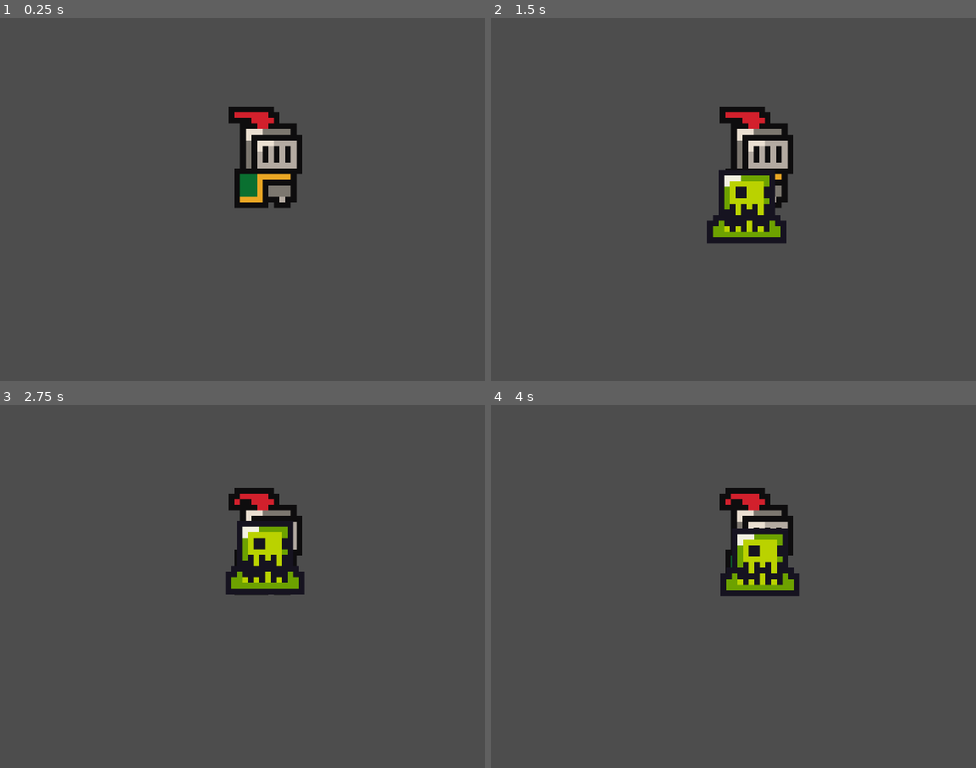
Above: before the commit, frames 1-4 (two rows, left to right).
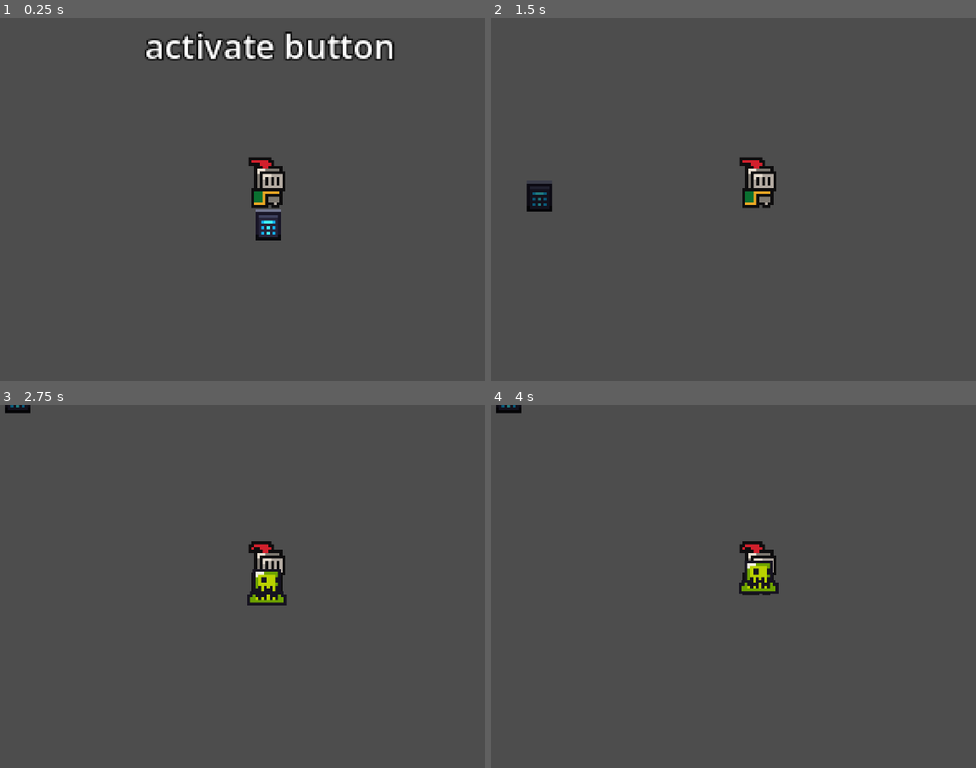
Above: after the commit, the same moments.

Repository: CarlosNegron-prog/disc-connected
Game: Godot game, scene res://scenes/game.tscn
Same seed, same stepped clock (60 frames per second), same inputs: the game is played once before the commit and once after it.
Inputs:
- Up to frame 1 (0.25 s): no input
- Up to frame 2 (1.5 s): tap Enter at 0.5 s; hold Right (ui_right) 0.53-1.28 s; hold E (Interact) 0.53-1.28 s; hold Down (ui_down) from 1.28 s (still down); tap E (Interact) at 1.35 s
- Up to frame 3 (2.75 s): release Down (ui_down) at 2.03 s; hold Right (ui_right) from 2.03 s (still down); hold E (Interact) from 2.03 s (still down)
- Up to frame 4 (4 s): release Right (ui_right) at 2.78 s; release E (Interact) at 2.78 s; hold Up (ui_up) 2.78-3.53 s; tap E (Interact) at 2.85 s; hold Left (ui_left) from 3.53 s (still down); hold E (Interact) from 3.53 s (still down)

The runs differ from the first frame. In frame 1, 5.9% of the frame differs, in the area x 29-82%, y 3-62%; in frame 2, 5.2%; in frame 3, 4.0%; in frame 4, 3.8%.

Commit message:
fixed button interaction, added button animation.

Diff:
--- /dev/null
+++ b/interactions components/blue_button.gd
@@ -0,0 +1,18 @@
+extends StaticBody2D
+
+@onready var interactable: Area2D = $interactable
+@onready var digicode: Sprite2D = $Digicode
+
+func _ready() -> void:
+	interactable.interact = _on_interact
+
+func _on_interact():
+	if digicode.frame == 0:
+		digicode.modulate = Color(0.5, 0.5, 0.5)
+		interactable.is_interactable = false
+
+
+
+
+
+		print("the player gained 10 gold")
--- /dev/null
+++ b/interactions components/blue_button.tscn
@@ -0,0 +1,26 @@
+[gd_scene format=3 uid="uid://c2xpqhmuhuiob"]
+
+[ext_resource type="Script" uid="uid://cvyg5r1mjadjk" path="res://interactions components/blue_button.gd" id="1_kccn6"]
+[ext_resource type="Texture2D" uid="uid://duf30i5usucv2" path="res://map2/objects/digicode.png" id="1_slk8f"]
+[ext_resource type="PackedScene" uid="uid://cwb7fre0ec642" path="res://interactable.tscn" id="3_kccn6"]
+
+[sub_resource type="RectangleShape2D" id="RectangleShape2D_dgo2m"]
+size = Vector2(8, 10)
+
+[sub_resource type="CircleShape2D" id="CircleShape2D_ky2yl"]
+radius = 11.0
+
+[node name="blue_button" type="StaticBody2D" unique_id=1386387815]
+script = ExtResource("1_kccn6")
+
+[node name="CollisionShape2D" type="CollisionShape2D" parent="." unique_id=1261975420]
+shape = SubResource("RectangleShape2D_dgo2m")
+
+[node name="Digicode" type="Sprite2D" parent="." unique_id=1174090072]
+texture = ExtResource("1_slk8f")
+
+[node name="interactable" parent="." unique_id=1181164422 instance=ExtResource("3_kccn6")]
+interact_name = "activate button"
+
+[node name="CollisionShape2D" type="CollisionShape2D" parent="interactable" unique_id=1940557639]
+shape = SubResource("CircleShape2D_ky2yl")
--- a/interactions components/interactable_component.gd
+++ b/interactions components/interactable_component.gd
@@ -11,7 +11,7 @@
 
 			await current_interactions[0].interact.call()
 
-			can_interact = true
+
 
 
 func _process(_delta: float) -> void:
--- a/project.godot
+++ b/project.godot
@@ -15,6 +15,14 @@
 config/features=PackedStringArray("4.6", "Forward Plus")
 config/icon="res://icon.svg"
 
+[display]
+
+window/size/viewport_width=480
+window/size/viewport_height=270
+window/size/window_width_override=1280
+window/size/window_height_override=720
+window/stretch/mode="canvas_items"
+
 [input]
 
 Interact={
@@ -30,13 +38,6 @@
 [layer_names]
 
 2d_physics/layer_2="interactions"
-[display]
-
-window/size/viewport_width=480
-window/size/viewport_height=270
-window/size/window_width_override=1280
-window/size/window_height_override=720
-window/stretch/mode="canvas_items"
 
 [physics]
 
--- a/scenes/game.tscn
+++ b/scenes/game.tscn
@@ -3,6 +3,7 @@
 [ext_resource type="PackedScene" uid="uid://b2tghi52rh2ej" path="res://scenes/player1.tscn" id="1_uwrxv"]
 [ext_resource type="Script" uid="uid://b2blie1kss3ov" path="res://scripts/player_1.gd" id="2_yqjtg"]
 [ext_resource type="PackedScene" uid="uid://donbfrr61bx7" path="res://scenes/EnemyT.tscn" id="3_lnu2h"]
+[ext_resource type="PackedScene" uid="uid://c2xpqhmuhuiob" path="res://interactions components/blue_button.tscn" id="4_lbhrr"]
 
 [node name="Game" type="Node2D" unique_id=353422254]
 
@@ -11,12 +12,15 @@
 [node name="Entities" type="Node2D" parent="." unique_id=1792537579]
 
 [node name="Player1" parent="Entities" unique_id=1432727010 instance=ExtResource("1_uwrxv")]
-position = Vector2(16, 57)
+position = Vector2(0, -5)
 script = ExtResource("2_yqjtg")
 
 [node name="Camera2D" type="Camera2D" parent="Entities/Player1" unique_id=1048469817]
-zoom = Vector2(4, 4)
+zoom = Vector2(2, 2)
 position_smoothing_speed = 9.0
 
 [node name="Triangle" parent="Entities" unique_id=1598586541 instance=ExtResource("3_lnu2h")]
 position = Vector2(127, 96)
+
+[node name="blue_button" parent="Entities" unique_id=1813198998 instance=ExtResource("4_lbhrr")]
+position = Vector2(0, 1)
--- a/scenes/player1.tscn
+++ b/scenes/player1.tscn
@@ -1,7 +1,7 @@
 [gd_scene format=3 uid="uid://b2tghi52rh2ej"]
 
 [ext_resource type="Texture2D" uid="uid://ddrjvqcch6nm6" path="res://sprites/knight.png" id="1_igli2"]
-[ext_resource type="PackedScene" uid="uid://dlq2sd17q873c" path="res://interactions components/interactable.tscn" id="2_qir2g"]
+[ext_resource type="PackedScene" uid="uid://dlq2sd17q873c" path="res://interactions components/interacting_component.tscn" id="2_qir2g"]
 
 [sub_resource type="AtlasTexture" id="AtlasTexture_qir2g"]
 atlas = ExtResource("1_igli2")
Renamed: interactable-copy-.tscn -> interactable.tscn
Not shown, added: interactions components/blue_button.gd.uid
Renamed: interactions components/interactable.tscn -> interactions components/interacting_component.tscn
